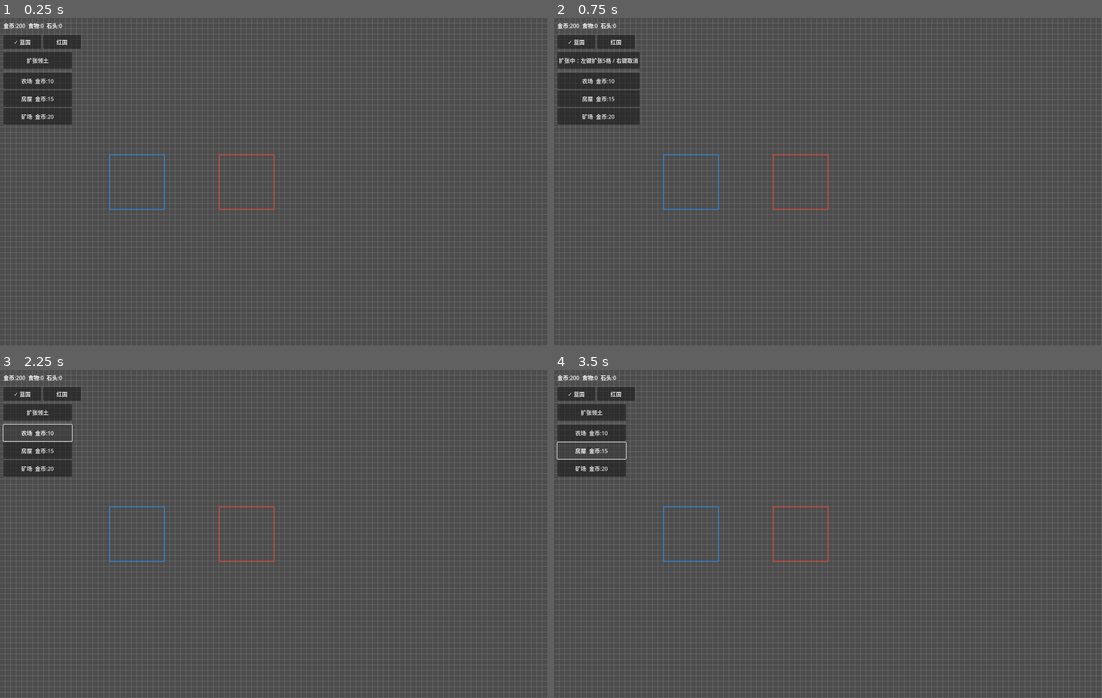
Above: before the commit, frames 1-4 (two rows, left to right).
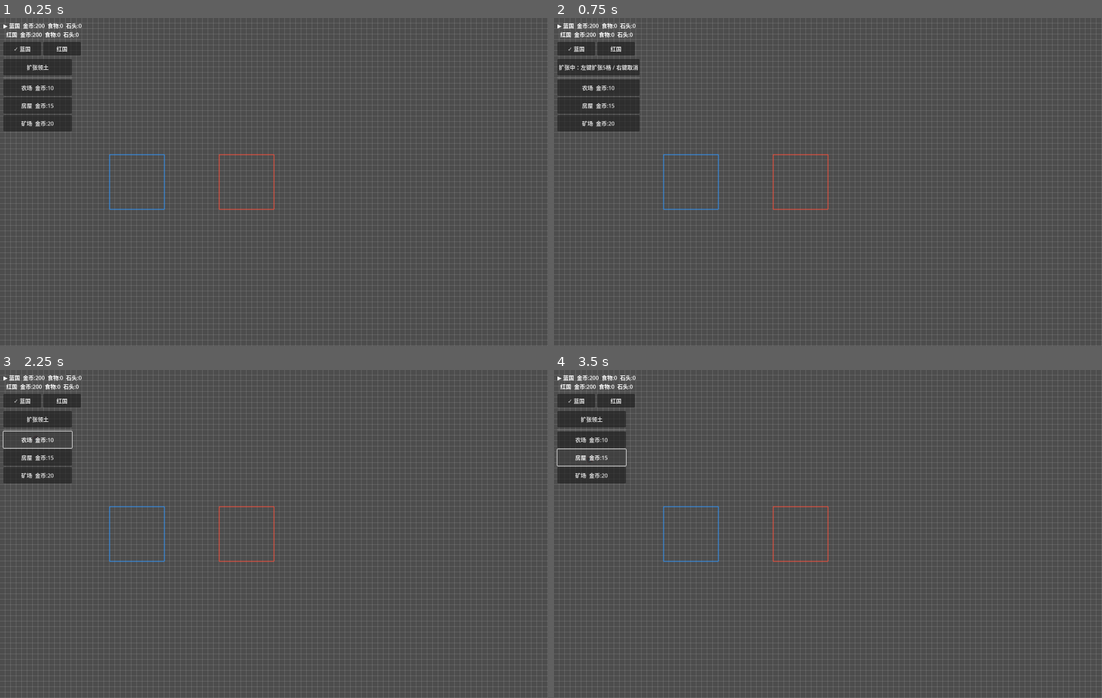
Above: after the commit, the same moments.

Repository: sdssJ0/RTS
Game: Godot game, scene res://scenes/main.tscn
Same seed, same stepped clock (60 frames per second), same inputs: the game is played once before the commit and once after it.
Inputs:
- Up to frame 1 (0.25 s): no input
- Up to frame 2 (0.75 s): click "扩张领土" at 0.5 s
- Up to frame 3 (2.25 s): click "扩张中：左键扩张5格 / 右键取消" at 1.25 s; click "农场 金币:10" at 2 s
- Up to frame 4 (3.5 s): click "房屋 金币:15" at 2.75 s

The runs differ from the first frame. In frame 1, 1.9% of the frame differs, in the area x 0-15%, y 1-35%; in frame 2, 2.3%, in the area x 0-16%, y 1-35%; in frame 3, 1.8%; in frame 4, 1.9%.

Commit message:
重构 Step 2：每阵营独立经济，HUD 同时显示所有阵营资源
- EconomySystem 改为 resources_by_faction 嵌套字典
- 所有 API 加 faction_id 参数；信号 payload 也加 faction_id
- 起始资源迁移到 FactionConfig.starting_gold/food/stone
- 调整 Autoload 顺序使 FactionSystem 先于 EconomySystem 就绪
- HUD 资源条改为每阵营一行，按阵营色着色，▶ 标记当前行动方
- 蓝/红资源彻底隔离，互不影响

Co-Authored-By: Claude Opus 4.7 (1M context) <noreply@anthropic.com>

Diff:
--- a/project.godot
+++ b/project.godot
@@ -18,8 +18,8 @@
 [autoload]
 
 GridSystem="*res://scripts/grid_system.gd"
+FactionSystem="*res://scripts/faction_system.gd"
 EconomySystem="*res://scripts/money_system.gd"
-FactionSystem="*res://scripts/faction_system.gd"
 BuildingCatalog="*res://scripts/building_catalog.gd"
 
 [display]
--- a/scripts/basic_building.gd
+++ b/scripts/basic_building.gd
@@ -37,6 +37,7 @@
 		production_timer -= config.production_interval
 
 		EconomySystem.add_resource(
+			owner_faction_id,
 			config.production_resource_id,
 			config.production_amount
 		)
--- a/scripts/building_manager.gd
+++ b/scripts/building_manager.gd
@@ -59,7 +59,7 @@
 		size_in_cells,
 		active_faction_id
 	)
-	var can_afford: bool = EconomySystem.can_afford_config(config)
+	var can_afford: bool = EconomySystem.can_afford_config(active_faction_id, config)
 
 	print("BuildingManager place check:")
 	print("  active_faction_id =", active_faction_id)
@@ -97,7 +97,7 @@
 		print("========================================================")
 		return false
 
-	if not EconomySystem.try_spend_config(config):
+	if not EconomySystem.try_spend_config(active_faction_id, config):
 		print("BuildingManager: cannot place. Spend failed.")
 		print("========================================================")
 		return false
--- a/scripts/hud.gd
+++ b/scripts/hud.gd
@@ -18,7 +18,8 @@
 
 @onready var build_panel: VBoxContainer = get_node_or_null("BuildPanel") as VBoxContainer
 
-var resource_label: Label = null
+var resource_panel: VBoxContainer = null
+var faction_resource_labels: Dictionary = {}
 var faction_panel: HBoxContainer = null
 var is_mouse_over_ui: bool = false
 
@@ -41,12 +42,12 @@
 	mouse_filter = Control.MOUSE_FILTER_PASS
 
 	build_panel.mouse_filter = Control.MOUSE_FILTER_STOP
-	build_panel.position = Vector2(10, 100)
+	build_panel.position = Vector2(10, 120)
 	build_panel.custom_minimum_size = Vector2(200, 0)
 	build_panel.size = Vector2(200, 0)
 	build_panel.add_theme_constant_override("separation", 4)
 
-	_create_resource_label()
+	_create_resource_panel()
 	_create_faction_panel()
 
 	_connect_ui_mouse_block_signals()
@@ -56,7 +57,7 @@
 	territory_system.expansion_mode_changed.connect(_on_expansion_mode_changed)
 	FactionSystem.active_faction_changed.connect(_on_active_faction_changed)
 
-	_update_resource_label()
+	_update_resource_panel()
 	_rebuild_faction_buttons()
 	_rebuild_panel_buttons()
 
@@ -72,17 +73,42 @@
 	return is_mouse_over_ui
 
 
-func _create_resource_label() -> void:
-	resource_label = get_node_or_null("ResourceLabel") as Label
-
-	if resource_label == null:
-		resource_label = Label.new()
-		resource_label.name = "ResourceLabel"
-		add_child(resource_label)
-
-	resource_label.position = Vector2(10, 10)
-	resource_label.custom_minimum_size = Vector2(600, 30)
-	resource_label.mouse_filter = Control.MOUSE_FILTER_STOP
+func _create_resource_panel() -> void:
+	resource_panel = get_node_or_null("ResourcePanel") as VBoxContainer
+
+	if resource_panel == null:
+		resource_panel = VBoxContainer.new()
+		resource_panel.name = "ResourcePanel"
+		add_child(resource_panel)
+
+	resource_panel.position = Vector2(10, 10)
+	resource_panel.custom_minimum_size = Vector2(600, 0)
+	resource_panel.mouse_filter = Control.MOUSE_FILTER_STOP
+	resource_panel.add_theme_constant_override("separation", 2)
+
+	_rebuild_faction_resource_labels()
+
+
+func _rebuild_faction_resource_labels() -> void:
+	if resource_panel == null:
+		return
+
+	for child in resource_panel.get_children():
+		resource_panel.remove_child(child)
+		child.queue_free()
+
+	faction_resource_labels.clear()
+
+	for faction in FactionSystem.get_all_factions():
+		if faction == null:
+			continue
+
+		var label: Label = Label.new()
+		label.mouse_filter = Control.MOUSE_FILTER_STOP
+		label.add_theme_color_override("font_color", faction.ui_color)
+		resource_panel.add_child(label)
+
+		faction_resource_labels[faction.id] = label
 
 
 func _create_faction_panel() -> void:
@@ -93,7 +119,7 @@
 		faction_panel.name = "FactionPanel"
 		add_child(faction_panel)
 
-	faction_panel.position = Vector2(10, 50)
+	faction_panel.position = Vector2(10, 70)
 	faction_panel.custom_minimum_size = Vector2(700, 40)
 	faction_panel.mouse_filter = Control.MOUSE_FILTER_STOP
 	faction_panel.add_theme_constant_override("separation", 6)
@@ -109,12 +135,12 @@
 			_update_mouse_over_ui_state()
 		)
 
-	if resource_label != null:
-		resource_label.mouse_entered.connect(func() -> void:
+	if resource_panel != null:
+		resource_panel.mouse_entered.connect(func() -> void:
 			_set_mouse_over_ui(true)
 		)
 
-		resource_label.mouse_exited.connect(func() -> void:
+		resource_panel.mouse_exited.connect(func() -> void:
 			_update_mouse_over_ui_state()
 		)
 
@@ -150,7 +176,7 @@
 	if _is_mouse_inside_control(build_panel, mouse_position):
 		return true
 
-	if _is_mouse_inside_control(resource_label, mouse_position):
+	if _is_mouse_inside_control(resource_panel, mouse_position):
 		return true
 
 	if _is_mouse_inside_control(faction_panel, mouse_position):
@@ -169,11 +195,17 @@
 	return control.get_global_rect().has_point(mouse_position)
 
 
-func _update_resource_label() -> void:
-	if resource_label == null:
-		return
-
-	resource_label.text = EconomySystem.get_debug_text()
+func _update_resource_panel() -> void:
+	for faction_id in faction_resource_labels.keys():
+		var label: Label = faction_resource_labels[faction_id]
+		if label == null:
+			continue
+
+		var faction: FactionConfig = FactionSystem.get_faction(faction_id)
+		var marker: String = "▶ " if faction_id == FactionSystem.active_faction_id else "  "
+		var name_str: String = faction.display_name if faction != null else String(faction_id)
+
+		label.text = "%s%s  %s" % [marker, name_str, EconomySystem.get_debug_text(faction_id)]
 
 
 func _rebuild_faction_buttons() -> void:
@@ -272,7 +304,7 @@
 		button.custom_minimum_size = build_button_size
 		button.mouse_filter = Control.MOUSE_FILTER_STOP
 
-		button.disabled = not EconomySystem.can_afford_config(config)
+		button.disabled = not EconomySystem.can_afford_config(FactionSystem.active_faction_id, config)
 
 		build_panel.add_child(button)
 
@@ -347,8 +379,8 @@
 	placement_system.start_placing(config)
 
 
-func _on_resources_changed() -> void:
-	_update_resource_label()
+func _on_resources_changed(_faction_id: StringName) -> void:
+	_update_resource_panel()
 	_rebuild_panel_buttons()
 
 
@@ -357,5 +389,6 @@
 
 
 func _on_active_faction_changed(_faction_id: StringName) -> void:
+	_update_resource_panel()
 	_rebuild_faction_buttons()
 	_rebuild_panel_buttons()
--- a/scripts/money_system.gd
+++ b/scripts/money_system.gd
@@ -1,74 +1,103 @@
 extends Node
 
-signal resources_changed
-signal resource_changed(resource_id: StringName, amount: int)
+signal resources_changed(faction_id: StringName)
+signal resource_changed(faction_id: StringName, resource_id: StringName, amount: int)
 
-@export var starting_gold: int = 200
-@export var starting_food: int = 0
-@export var starting_stone: int = 0
-
-var resources: Dictionary = {}
+# key = faction_id (StringName)
+# value = Dictionary { resource_id (StringName) -> amount (int) }
+var resources_by_faction: Dictionary = {}
 
 
 func _ready() -> void:
-	resources[&"gold"] = starting_gold
-	resources[&"food"] = starting_food
-	resources[&"stone"] = starting_stone
-
+	_init_pools_from_factions()
 	print("EconomySystem ready.")
-	print("  Gold:", get_resource_amount(&"gold"))
-	print("  Food:", get_resource_amount(&"food"))
-	print("  Stone:", get_resource_amount(&"stone"))
-
-	emit_signal("resources_changed")
+	_debug_print_all_pools()
 
 
-func get_resource_amount(resource_id: StringName) -> int:
-	return int(resources.get(resource_id, 0))
+func _init_pools_from_factions() -> void:
+	resources_by_faction.clear()
+
+	for faction in FactionSystem.get_all_factions():
+		if faction == null:
+			continue
+
+		_ensure_pool(faction.id)
+		var pool: Dictionary = resources_by_faction[faction.id]
+		pool[&"gold"] = faction.starting_gold
+		pool[&"food"] = faction.starting_food
+		pool[&"stone"] = faction.starting_stone
+
+		emit_signal("resources_changed", faction.id)
 
 
-func set_resource_amount(resource_id: StringName, amount: int) -> void:
-	resources[resource_id] = max(0, amount)
-
-	emit_signal("resource_changed", resource_id, get_resource_amount(resource_id))
-	emit_signal("resources_changed")
+func _ensure_pool(faction_id: StringName) -> void:
+	if not resources_by_faction.has(faction_id):
+		resources_by_faction[faction_id] = {}
 
 
-func add_resource(resource_id: StringName, amount: int) -> void:
-	var old_amount: int = get_resource_amount(resource_id)
-	var new_amount: int = max(0, old_amount + amount)
-
-	resources[resource_id] = new_amount
-
-	print("EconomySystem: resource changed:", resource_id, old_amount, "->", new_amount)
-
-	emit_signal("resource_changed", resource_id, new_amount)
-	emit_signal("resources_changed")
+func _debug_print_all_pools() -> void:
+	for faction_id in resources_by_faction.keys():
+		var pool: Dictionary = resources_by_faction[faction_id]
+		print("  ", faction_id, ":  gold=", pool.get(&"gold", 0),
+			"  food=", pool.get(&"food", 0),
+			"  stone=", pool.get(&"stone", 0))
 
 
-func can_afford(resource_id: StringName, amount: int) -> bool:
+func get_resource_amount(faction_id: StringName, resource_id: StringName) -> int:
+	if not resources_by_faction.has(faction_id):
+		return 0
+
+	var pool: Dictionary = resources_by_faction[faction_id]
+	return int(pool.get(resource_id, 0))
+
+
+func set_resource_amount(faction_id: StringName, resource_id: StringName, amount: int) -> void:
+	_ensure_pool(faction_id)
+	var pool: Dictionary = resources_by_faction[faction_id]
+	pool[resource_id] = max(0, amount)
+
+	emit_signal("resource_changed", faction_id, resource_id, get_resource_amount(faction_id, resource_id))
+	emit_signal("resources_changed", faction_id)
+
+
+func add_resource(faction_id: StringName, resource_id: StringName, amount: int) -> void:
+	_ensure_pool(faction_id)
+	var pool: Dictionary = resources_by_faction[faction_id]
+
+	var old_amount: int = int(pool.get(resource_id, 0))
+	var new_amount: int = max(0, old_amount + amount)
+	pool[resource_id] = new_amount
+
+	print("EconomySystem: ", faction_id, " ", resource_id, " ", old_amount, " -> ", new_amount)
+
+	emit_signal("resource_changed", faction_id, resource_id, new_amount)
+	emit_signal("resources_changed", faction_id)
+
+
+func can_afford(faction_id: StringName, resource_id: StringName, amount: int) -> bool:
 	if amount <= 0:
 		return true
 
-	return get_resource_amount(resource_id) >= amount
+	return get_resource_amount(faction_id, resource_id) >= amount
 
 
-func try_spend(resource_id: StringName, amount: int) -> bool:
+func try_spend(faction_id: StringName, resource_id: StringName, amount: int) -> bool:
 	if amount <= 0:
 		return true
 
-	if not can_afford(resource_id, amount):
+	if not can_afford(faction_id, resource_id, amount):
 		print("EconomySystem: not enough resource.")
+		print("  Faction:", faction_id)
 		print("  Resource:", resource_id)
 		print("  Need:", amount)
-		print("  Have:", get_resource_amount(resource_id))
+		print("  Have:", get_resource_amount(faction_id, resource_id))
 		return false
 
-	add_resource(resource_id, -amount)
+	add_resource(faction_id, resource_id, -amount)
 	return true
 
 
-func can_afford_config(config: BuildingConfig) -> bool:
+func can_afford_config(faction_id: StringName, config: BuildingConfig) -> bool:
 	if config == null:
 		return false
 
@@ -80,10 +109,10 @@
 	if String(resource_id) == "":
 		resource_id = &"gold"
 
-	return can_afford(resource_id, config.cost)
+	return can_afford(faction_id, resource_id, config.cost)
 
 
-func try_spend_config(config: BuildingConfig) -> bool:
+func try_spend_config(faction_id: StringName, config: BuildingConfig) -> bool:
 	if config == null:
 		return false
 
@@ -95,12 +124,12 @@
 	if String(resource_id) == "":
 		resource_id = &"gold"
 
-	return try_spend(resource_id, config.cost)
+	return try_spend(faction_id, resource_id, config.cost)
 
 
-func get_debug_text() -> String:
+func get_debug_text(faction_id: StringName) -> String:
 	return "金币:%d  食物:%d  石头:%d" % [
-		get_resource_amount(&"gold"),
-		get_resource_amount(&"food"),
-		get_resource_amount(&"stone")
+		get_resource_amount(faction_id, &"gold"),
+		get_resource_amount(faction_id, &"food"),
+		get_resource_amount(faction_id, &"stone")
 	]
--- a/scripts/placement.gd
+++ b/scripts/placement.gd
@@ -214,7 +214,8 @@
 		current_config.size_in_cells
 	)
 
-	current_can_afford = EconomySystem.can_afford_config(current_config)
+	var active_faction_id: StringName = territory_system.get_active_faction_id() if territory_system != null else &""
+	current_can_afford = EconomySystem.can_afford_config(active_faction_id, current_config)
 
 	if territory_system != null:
 		current_is_own_territory = territory_system.is_area_owned(
--- a/scripts/resources/FactionConfig.gd
+++ b/scripts/resources/FactionConfig.gd
@@ -15,6 +15,11 @@
 @export var initial_origin: Vector2i = Vector2i(20, 25)
 @export var initial_size: Vector2i = Vector2i(10, 10)
 
+@export_group("Starting Resources")
+@export var starting_gold: int = 200
+@export var starting_food: int = 0
+@export var starting_stone: int = 0
+
 @export_group("Building Textures")
 @export var building_textures: Array[FactionBuildingTexture] = []
 
